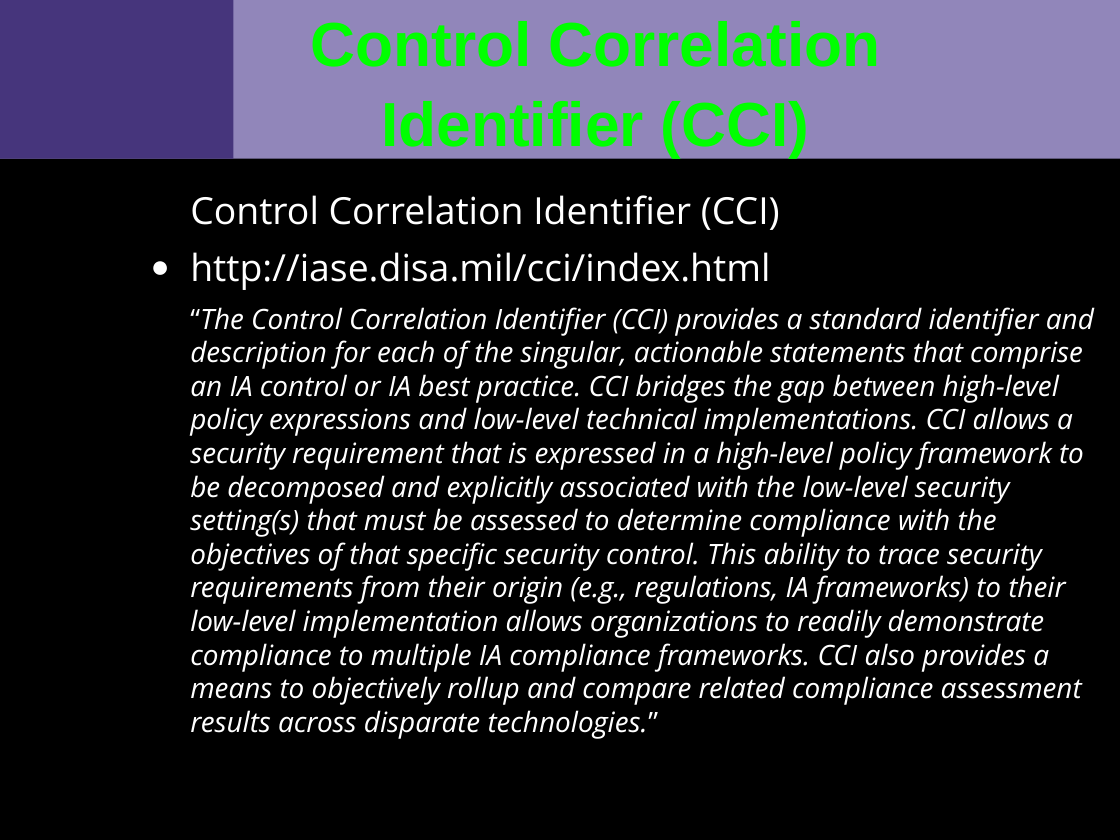
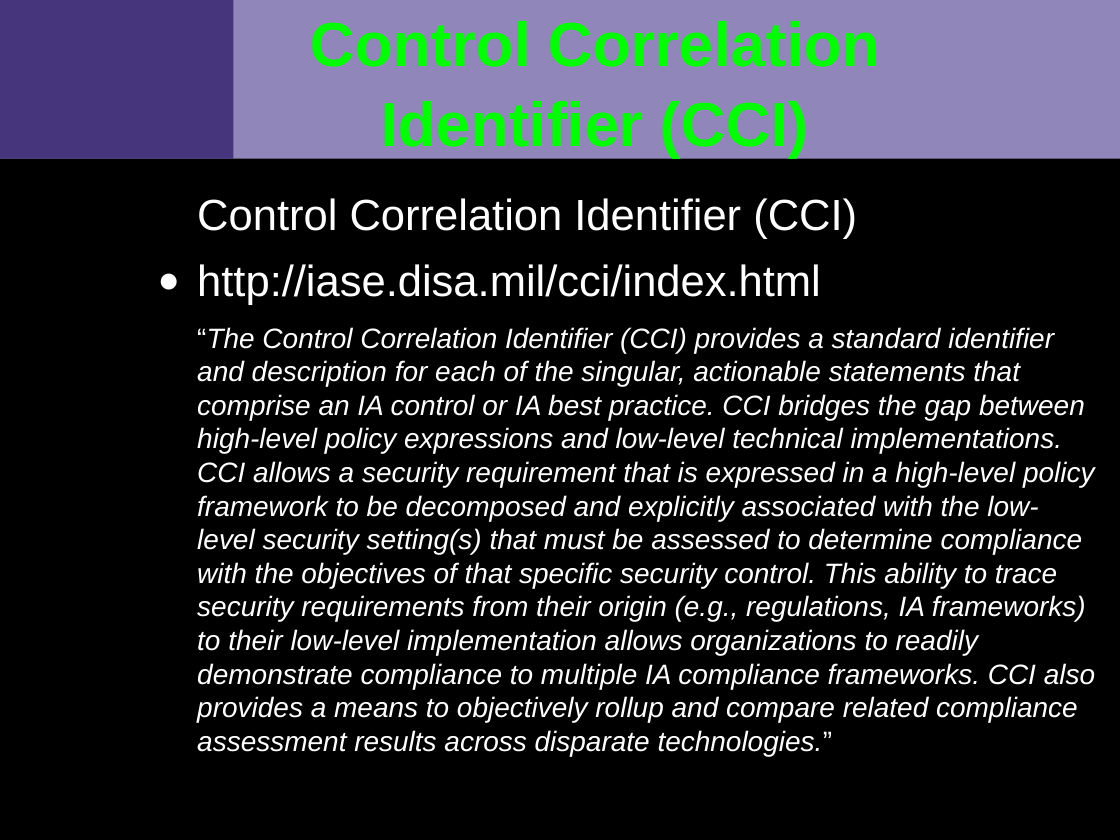
Before and after one commit to VCTLabs/elc2015-presentations, a slide deck: slide 8 of security_IoT/security_assessment_slides.odp. Drawn at 1120x840 pixels with LibreOffice and Linux fonts; fonts in the diff are those of the drawing; background and template pictures are left out. Boxes give left, top, right and bottom in pixels: in the first picture for what was removed or moved away, otherwise in the second. Text is boxed around its words. In the diff, an @@ line names an element or a change of style, - is before the commit and + after.

```diff
--- a/security_IoT/security_assessment_slides.odp
+++ b/security_IoT/security_assessment_slides.odp
@@ text "Control Correlation Identifier (CCI)" at (197, 198, 1095, 756): size 24 to 28 pt in "Control Correlation Identifier (CCI)", "http://iase.disa.mil/cci/index.html"; font Open Sans to Arial; indent changed; more space between paragraphs @@
```
Also in this commit, not shown: 11 other slides changed, 1 other file.
